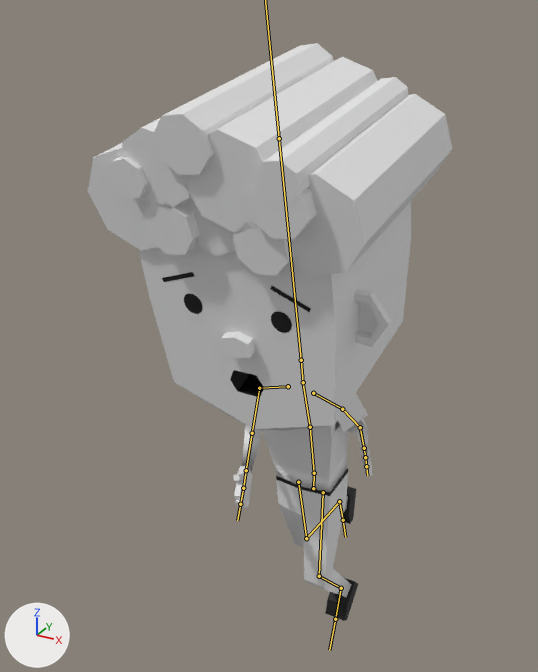
Two versions of the FBX model Assets/Menino/meninoassutado.fbx, one commit apart.
Before and after are seen from a 50 mm lens placed at (8.18, -8.89, 20.08), pointed at (-1.53, 8.77, 11.25). Arrows for +X, +Y and +Z are at lower left; the lights stay in place. Both versions are drawn at frame 221 of the action 'Armature|acoes'; the numbers are the values there. The bones that bend it are drawn over the model as lines.
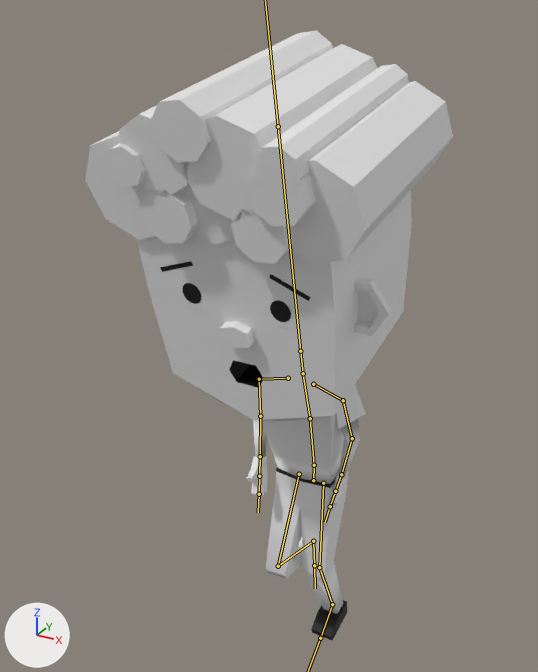
Boxes (x1, y1, x2, y2) around the edits, measured in the pictures (538 x 672 px):
'Cube.002', posed
    before: (88, 43, 452, 621)
    after: (85, 30, 453, 640)
bone 'quadril', root to tip
    before: (313, 488) to (314, 474)
    after: (313, 480) to (314, 466)
bone 'perna.L', root to tip
    before: (319, 576) to (341, 588)
    after: (319, 567) to (332, 604)
bone 'pe.L', root to tip
    before: (341, 588) to (335, 619)
    after: (332, 604) to (320, 638)
bone 'braco.L', root to tip
    before: (342, 409) to (360, 427)
    after: (343, 400) to (352, 438)
bone 'anteBraco.L', root to tip
    before: (360, 427) to (364, 448)
    after: (352, 438) to (341, 474)
bone 'braco.R', root to tip
    before: (259, 388) to (252, 433)
    after: (259, 379) to (260, 416)
bone 'anteBraco.R', root to tip
    before: (252, 433) to (246, 470)
    after: (260, 416) to (260, 456)
bone 'coxa.R', root to tip
    before: (298, 482) to (306, 538)
    after: (299, 474) to (278, 566)
bone 'perna.R', root to tip
    before: (306, 538) to (339, 501)
    after: (278, 566) to (313, 541)

The change, as a list of edits to the scene's bpy script:
```text
Change bone_quadril:
    where bone_quadril = bpy.data.objects['Armature'].pose.bones['quadril']
    bone_quadril.location: (0.0, -0.45, 0.0) -> (0.0, -0.15, 0.0)
Change bone_perna_l:
    where bone_perna_l = bpy.data.objects['Armature'].pose.bones['perna.L']  # child of 'coxa.L'
    bone_perna_l.rotation_quaternion: (0.929, 0.0, -0.001, 0.369) -> (0.976, 0.001, 0.0, 0.219)  # degrees (0, 0, 43) -> degrees (0, 0, 25)
Change bone_pe_l:
    where bone_pe_l = bpy.data.objects['Armature'].pose.bones['pe.L']  # child of 'perna.L'
    bone_pe_l.rotation_quaternion: (1.0, -0.024, 0.001, 0.0) -> (0.993, 0.116, 0.001, 0.0)  # degrees (-3, 0, 0) -> degrees (13, 0, 0)
Change bone_braco_l:
    where bone_braco_l = bpy.data.objects['Armature'].pose.bones['braco.L']  # child of 'ombro.L'
    bone_braco_l.rotation_quaternion: (0.839, -0.347, 0.394, 0.14) -> (0.9, -0.278, 0.33, -0.053)  # degrees (-46, 49, -3) -> degrees (-41, 34, -20)
Change bone_antebraco_l:
    where bone_antebraco_l = bpy.data.objects['Armature'].pose.bones['anteBraco.L']  # child of 'braco.L'
    bone_antebraco_l.rotation_quaternion: (0.982, 0.044, 0.099, -0.156) -> (0.94, 0.105, 0.195, -0.262)  # degrees (3, 12, -18) -> degrees (6, 25, -30)
Change bone_braco_r:
    where bone_braco_r = bpy.data.objects['Armature'].pose.bones['braco.R']  # child of 'ombro.R'
    bone_braco_r.rotation_quaternion: (0.876, 0.19, -0.379, -0.228) -> (0.856, 0.255, -0.441, -0.082)  # degrees (38, -35, -42) -> degrees (47, -46, -32)
Change bone_antebraco_r:
    where bone_antebraco_r = bpy.data.objects['Armature'].pose.bones['anteBraco.R']  # child of 'braco.R'
    bone_antebraco_r.rotation_quaternion: (0.841, -0.325, -0.196, -0.385) -> (0.926, -0.199, -0.201, -0.249)  # degrees (-29, -35, -40) -> degrees (-18, -28, -26)
Change bone_coxa_r:
    where bone_coxa_r = bpy.data.objects['Armature'].pose.bones['coxa.R']  # child of 'quadril'
    bone_coxa_r.rotation_quaternion: (0.985, 0.173, -0.006, 0.0) -> (0.984, -0.176, 0.006, 0.0)  # degrees (20, -1, 0) -> degrees (-20, 1, 0)
Change bone_perna_r:
    where bone_perna_r = bpy.data.objects['Armature'].pose.bones['perna.R']  # child of 'coxa.R'
    bone_perna_r.rotation_quaternion: (0.862, 0.0, 0.0, 0.507) -> (0.723, 0.0, 0.0, 0.691)  # degrees (0, 0, 61) -> degrees (0, 0, 87)
```
